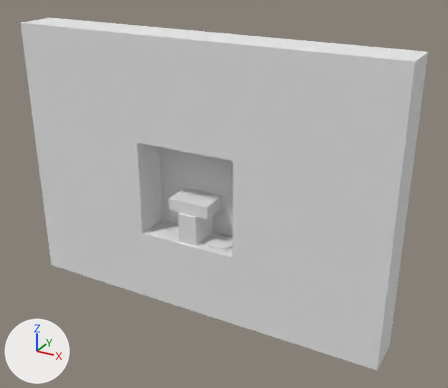
The Blender file development/flash/assets/levels/016/016.blend, before and after one commit.
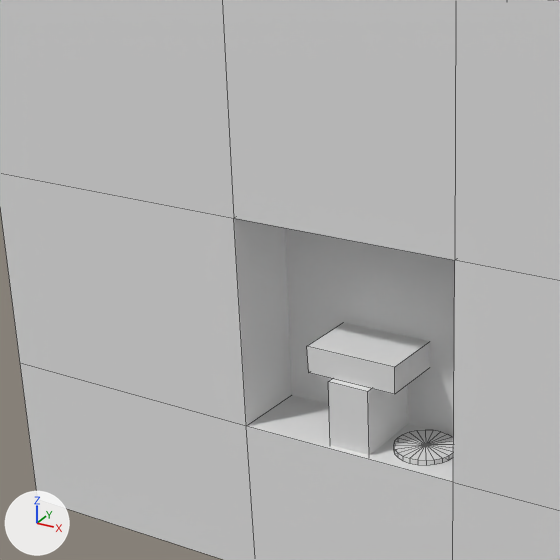
Old and new are each drawn whole from a 50 mm camera at (25.7, -40.8, 19.1) aimed at (2.9, 0.7, -1.6) and again close up on the part from 8% to 62% of the width and 12% to 75% of the height. Every picture has the same lights, and +X, +Y and +Z are marked at lower left. The close-ups show mesh edges as thin lines.
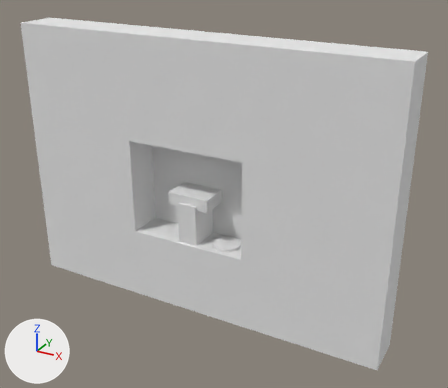
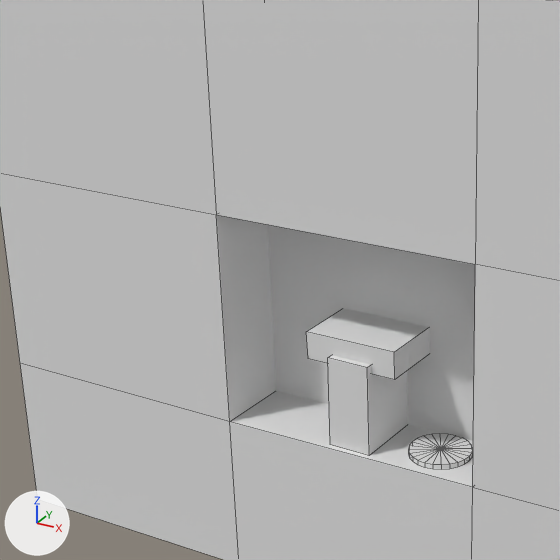
Boxes (x1, y1, x2, y2) around the edits, measured in the close-ups (560 x 560 px; the box of a moved part takes in the faces that stretch with it):
```json
{"object": "Cube.001", "change": "moved", "before": [307, 323, 430, 394], "after": [306, 308, 429, 380]}
{"object": "Cube.002", "change": "moved", "before": [328, 379, 408, 455], "after": [328, 355, 408, 455]}
{"object": "Plane.005", "change": "moved", "before": [393, 430, 453, 465], "after": [408, 434, 473, 469]}
{"part": 1, "of": "me_cube", "change": "moved or reshaped", "before": [199, 0, 560, 560], "after": [199, 0, 560, 560]}
```

The change, as JSON lines over the scene's bpy script:
```json
{"block": "me_cube", "where": "me_cube.from_pydata(...)  # 32 vertices, 32 faces; spans x -16.2..16.9, y -1.6..2.0, z -18.9..4.8"}
{"block": "me_cube", "where": "# used by ob_cube; location = (0.7, 0.0, 6.43)"}
{"block": "me_cube", "change": "me_cube part 1: all 16 vertices in x -4.7..4.3, y -1.6..2.0, z -18.9..4.8 are scaled about their middle by (1.18, 1, 1)"}
{"op": "set", "path": "ob_cube_002.location", "old": "(-0.32, 0.31, -3.71)", "new": "(-0.32, 0.31, -2.76)"}
{"op": "set", "path": "ob_cube_001.location", "old": "(0.1, 0.31, -2.79)", "new": "(0.1, 0.31, -2.21)"}
{"op": "set", "path": "ob_plane_005.location", "old": "(2.95, 0.03, -5.87)", "new": "(3.58, 0.03, -5.87)"}
```
